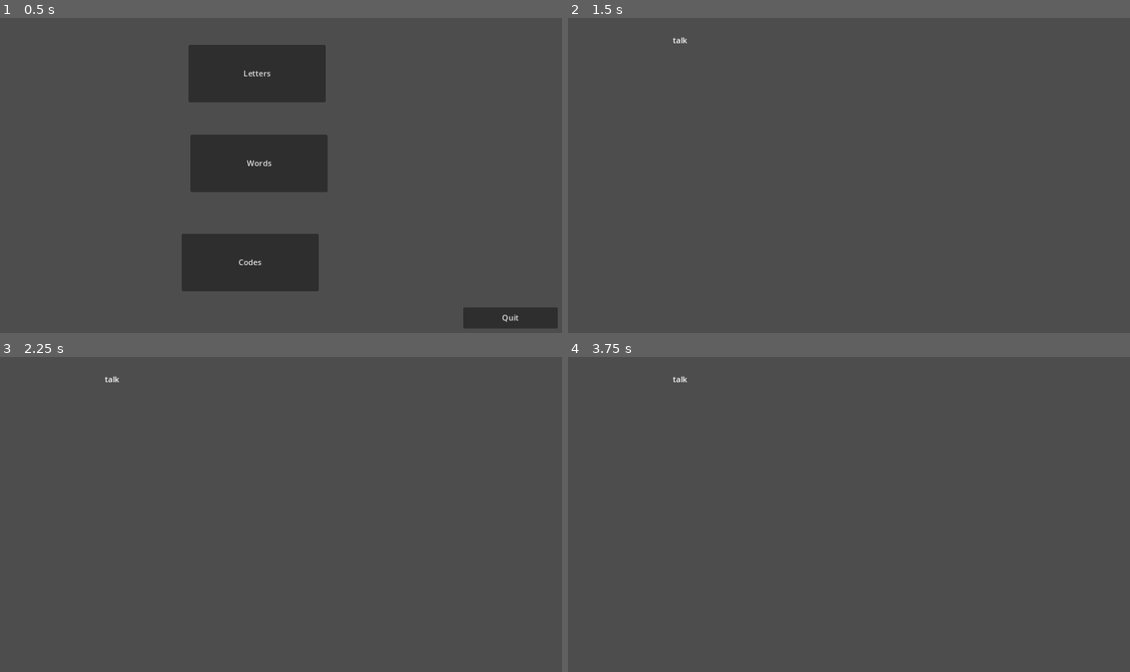
Above: before the commit, frames 1-4 (two rows, left to right).
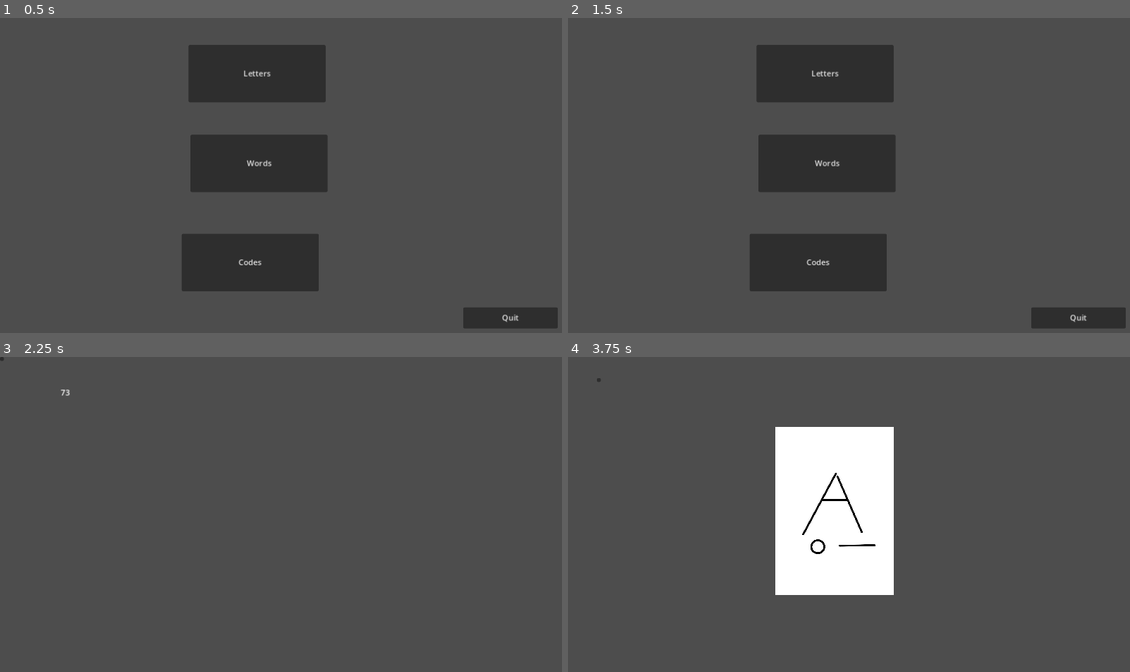
Above: after the commit, the same moments.

Repository: BearBait16/Lightnin_tapanin_game
Game: Godot game, scene res://main.tscn
Same seed, same stepped clock (60 frames per second), same inputs: the game is played once before the commit and once after it.
Inputs (mouse positions are in pixels of both pictures, inside the frame that each line leads up to):
- Up to frame 1 (0.5 s): no input
- Up to frame 2 (1.5 s): click "Words" at 0.5 s; click (568, 21) at 1.27 s
- Up to frame 3 (2.25 s): click (252, 602) at 2 s, where only the run after the commit has a clickable "Codes"
- Up to frame 4 (3.75 s): click (568, 360) at 2.77 s; click (826, 413) at 3.5 s, where only the run after the commit has a clickable "Letters"

Frame 1 is identical in both runs. In frame 2, 14% of the frame differs, in the area x 18-100%, y 6-99%; in frame 3, less than 0.1%; in frame 4, 11%.

Commit message:
Backward navigation

Diff:
--- a/codes_game.gd
+++ b/codes_game.gd
@@ -103,3 +103,7 @@
 
 func change_scene():
 	get_tree().change_scene_to_file("res://main.tscn")
+
+
+func _on_button_pressed():
+	change_scene()
--- a/codes_game.tscn
+++ b/codes_game.tscn
@@ -28,3 +28,9 @@
 offset_top = 317.0
 offset_right = 653.0
 offset_bottom = 396.0
+
+[node name="Button" type="Button" parent="."]
+offset_right = 8.0
+offset_bottom = 8.0
+
+[connection signal="pressed" from="Button" to="." method="_on_button_pressed"]
--- a/words_game.gd
+++ b/words_game.gd
@@ -102,3 +102,7 @@
 
 func change_scene():
 	get_tree().change_scene_to_file("res://main.tscn")
+
+
+func _on_button_pressed():
+	change_scene()
--- a/words_game.tscn
+++ b/words_game.tscn
@@ -28,3 +28,9 @@
 offset_top = 294.0
 offset_right = 524.0
 offset_bottom = 414.0
+
+[node name="Button" type="Button" parent="."]
+offset_right = 8.0
+offset_bottom = 8.0
+
+[connection signal="pressed" from="Button" to="." method="_on_button_pressed"]
